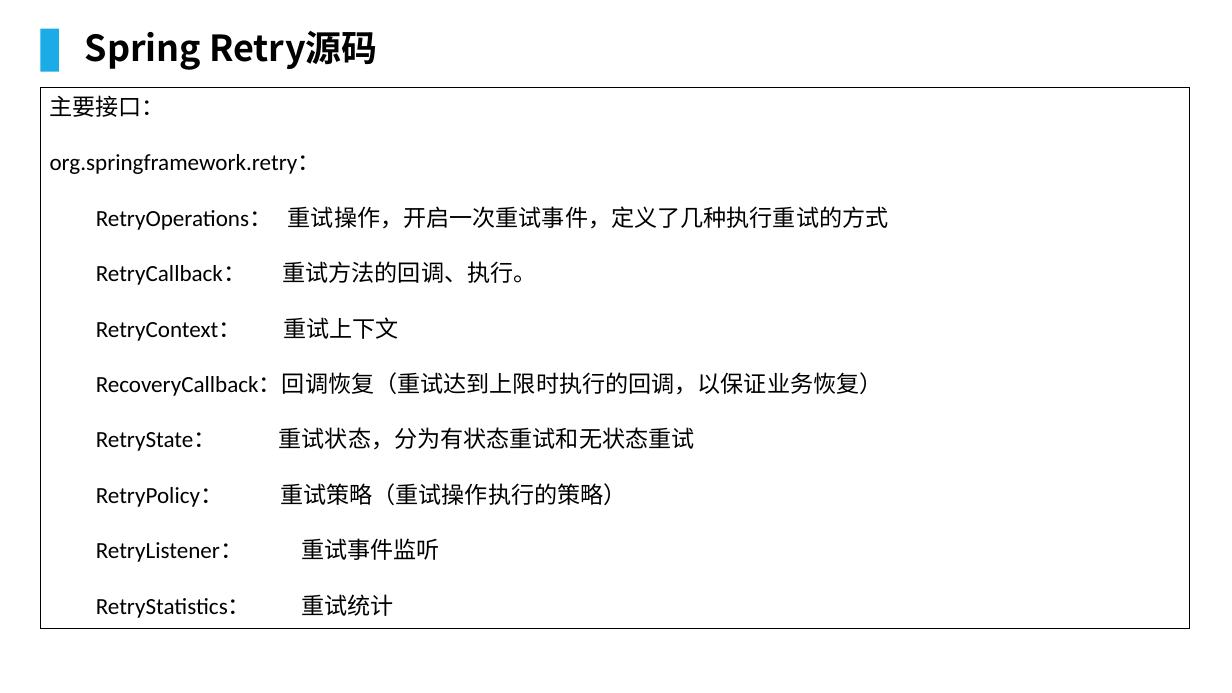
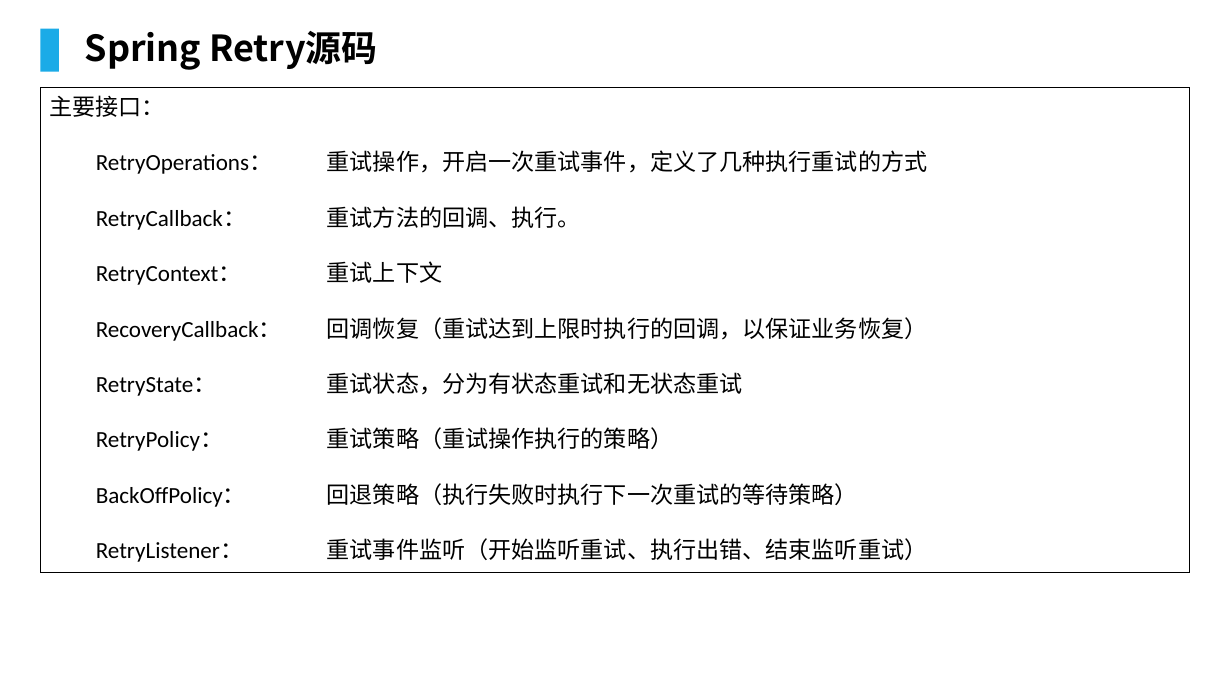
Before and after one commit to lcc929/notes, a slide deck: slide 6 of Spring-Retry.pptx (slide 4 before the commit). Drawn at 1232x693 pixels with LibreOffice and Linux fonts; fonts in the diff are those of the drawing; background and template pictures are left out. Boxes give left, top, right and bottom in pixels: in the first picture for what was removed or moved away, otherwise in the second. Text is boxed around its words. In the diff, an @@ line names an element or a change of style, - is before the commit and + after.

```diff
--- a/Spring-Retry.pptx
+++ b/Spring-Retry.pptx
@@ rectangle "主要接口：": place and size @@
-rectangle "主要接口：" at (41, 88, 1190, 629)
+rectangle "主要接口：" at (41, 88, 1190, 573)
@@ text in rectangle at (50, 154, 321, 174): paragraph removed @@
-org.springframework.retry：
@@ text in rectangle at (96, 317, 928, 341): spaces changed @@
-  RecoveryCallback：回调恢复（重试达到上限时执行的回调，以保证业务恢复）
+  RecoveryCallback： 回调恢复（重试达到上限时执行的回调，以保证业务恢复）
@@ text in rectangle at (96, 483, 928, 562): text changed @@
-RetryListener： 重试事件监听
-RetryStatistics： 重试统计
+  BackOffPolicy： 回退策略（执行失败时执行下一次重试的等待策略）
+  RetryListener： 重试事件监听（开始监听重试、执行出错、结束监听重试）
```
Also in this commit, not shown: 3 other slides changed, 2 slides added.
